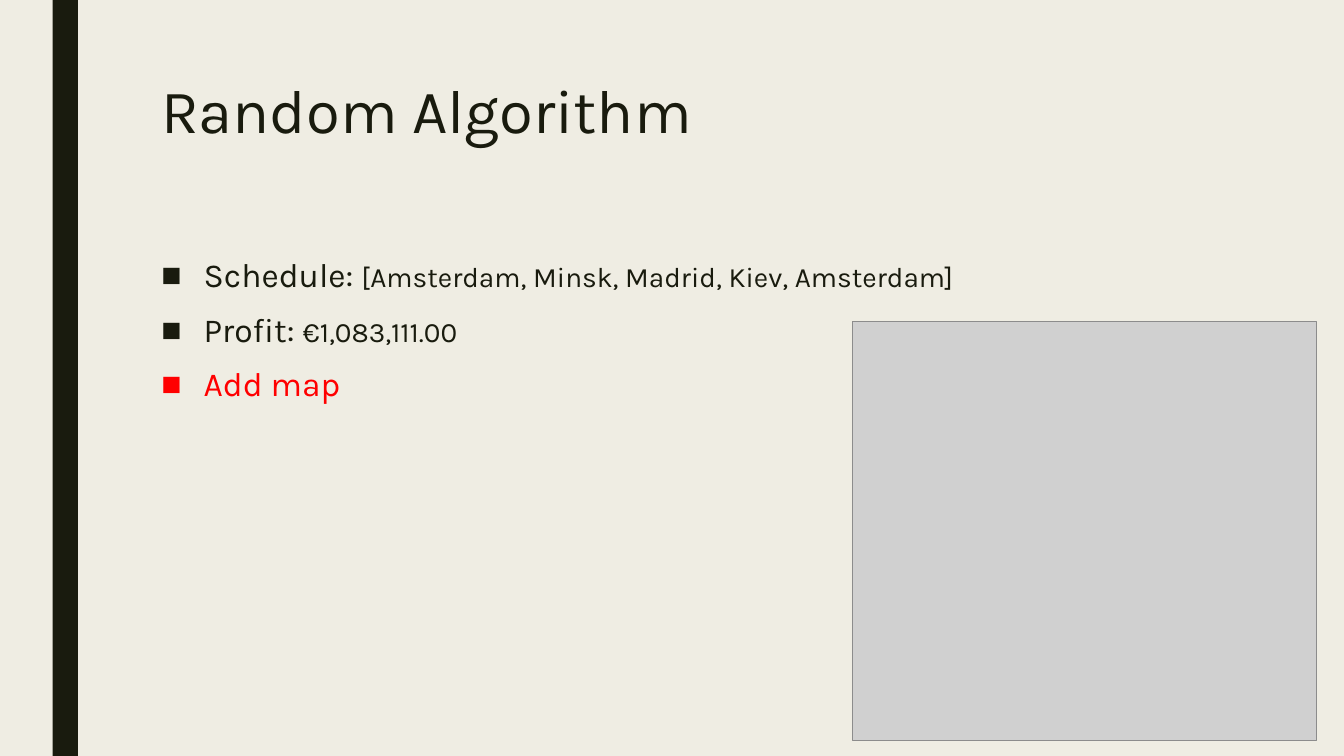
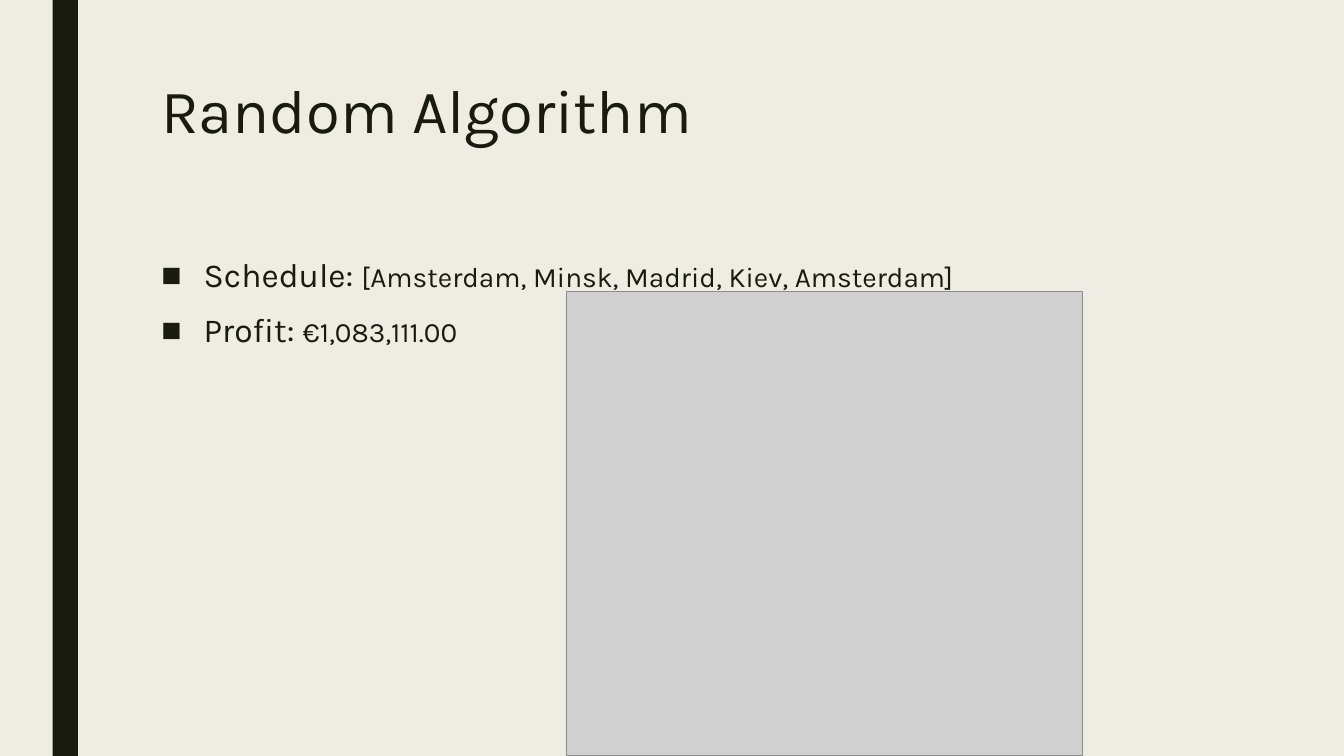
Before and after one commit to WouterDuijn/heuristic, a slide deck: slide 4 of doc/Mokum Airways PP.pptx. Drawn at 1344x756 pixels with LibreOffice and Linux fonts; fonts in the diff are those of the drawing; grey boxes stand for pictures. Boxes give left, top, right and bottom in pixels: in the first picture for what was removed or moved away, otherwise in the second. Text is boxed around its words. In the diff, an @@ line names an element or a change of style, - is before the commit and + after.

```diff
--- a/doc/Mokum Airways PP.pptx
+++ b/doc/Mokum Airways PP.pptx
@@ picture: place and size @@
-picture at box(852, 322, 1317, 740)
+picture at box(567, 291, 1083, 756)
@@ text at box(204, 373, 341, 404): paragraph removed @@
-■ Add map
```
Also in this commit, not shown: 1 other slide changed, 1 other file.
